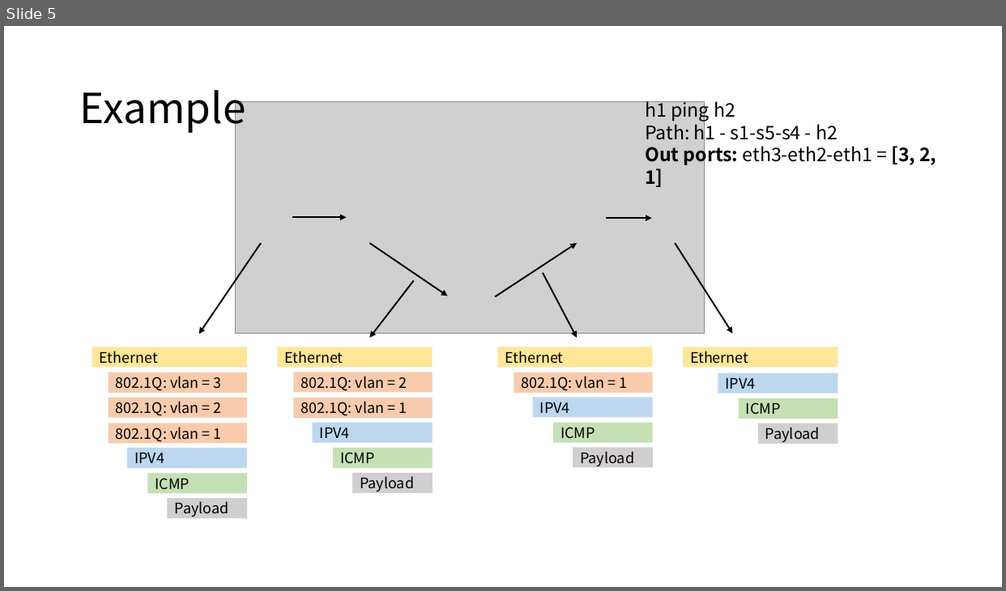
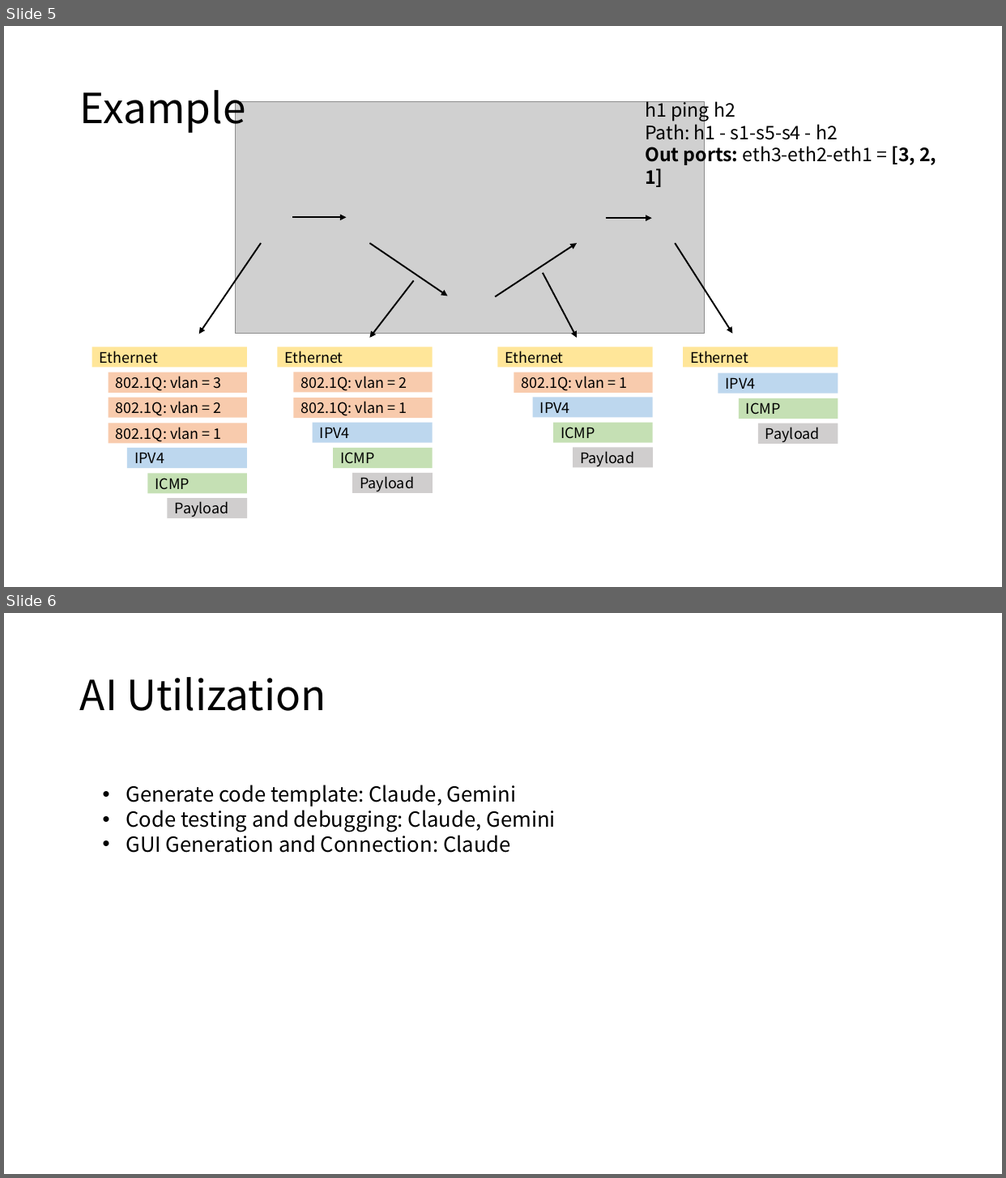
Before and after one commit to LimEnwee927/Trust_Me_I_Know_The_-Path, a slide deck: Yuhe Lin/forwarding and headers.pptx. Shown one above the other, each under a label of ours: slide 5 before the commit, slides 5 and 6 after it. The pictures are 1006x591 and 1006x1178 pixels, drawn with LibreOffice and Linux fonts; fonts in the diff are those of the drawing; grey boxes stand for pictures. Boxes give left, top, right and bottom in pixels: in the first picture for what was removed or moved away, otherwise in the second. Text is boxed around its words. In the diff, an @@ line names an element or a change of style, - is before the commit and + after.

Commit message:
update ppt

```diff
--- a/Yuhe Lin/forwarding and headers.pptx
+++ b/Yuhe Lin/forwarding and headers.pptx
@@ slide 6 added at bbox=[4, 613, 1002, 1174], background #FFFFFF @@
@@ title added at bbox=[80, 677, 326, 711], 40 pt, text #000000 @@
+AI Utilization
@@ text added at bbox=[126, 785, 556, 853], 20 pt, text #000000 @@
+• Generate code template: Claude, Gemini
+• Code testing and debugging: Claude, Gemini
+• GUI Generation and Connection: Claude
```
Also in this commit, not shown: 1 other file.
